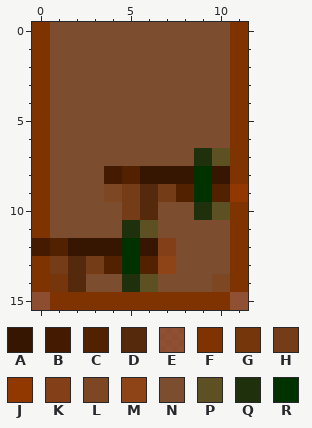
Two versions of one pixel-art sprite, assets/s-button.png. This is how it looked before the edit.
The file is 12x16 pixels. Colours within 5 levels of each other are drawn and written as one.
Palette (. is transparent): A #361600  B #441b00  C #512100  D #55290c  E #7e3200bf  F #7f3300  G #75360c  H #743d18  J #913700  K #823f18  L #7d4723  M #8f4418  N #7c4e2f  P #5d5023  Q #1f300c  R #003200
Pixels before, first column x 0:
 0 FNNNNNNNNNNF
 1 FNNNNNNNNNNF
 2 FNNNNNNNNNNF
 3 FNNNNNNNNNNF
 4 FNNNNNNNNNNF
 5 FNNNNNNNNNNF
 6 FNNNNNNNNNNF
 7 FNNNNNNNNQPF
 8 FNNNBCAAARAF
 9 FNNNLHDHCRCJ
10 FNNNNHDNNQPF
11 FNNNNQPNNNNF
12 BCAAARAKNNNF
13 FHDHCRCMNNNF
14 FGDNNQPNNNLF
15 EFFFFFFFFFFE
After the commit:
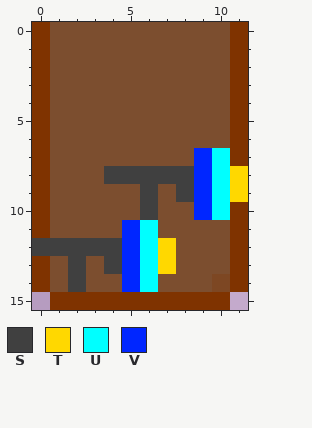
Colours new in this view: S #404040  T #ffd800  U #00ffff  V #0026ff
Changes in this commit:
y 7: x 9..10 QP -> VU
y 8: x 4..11 BCAAARAF -> SSSSSVUT
y 9: x 4..11 LHDHCRCJ -> NNSNSVUT
y 10: x 5..6 HD -> NS; x 9..10 QP -> VU
y 11: x 5..6 QP -> VU
y 12: x 0..7 BCAAARAK -> SSSSSVUT
y 13: x 1..7 HDHCRCM -> NSNSVUT
y 14: x 1..2 GD -> NS; x 5..6 QP -> VU
y 15: x 0 E -> .; x 11 E -> .
Boxes around the changes in both pictures, in picture pixels (x1, y1, x2, y2):
changed: (32, 148, 248, 310)
